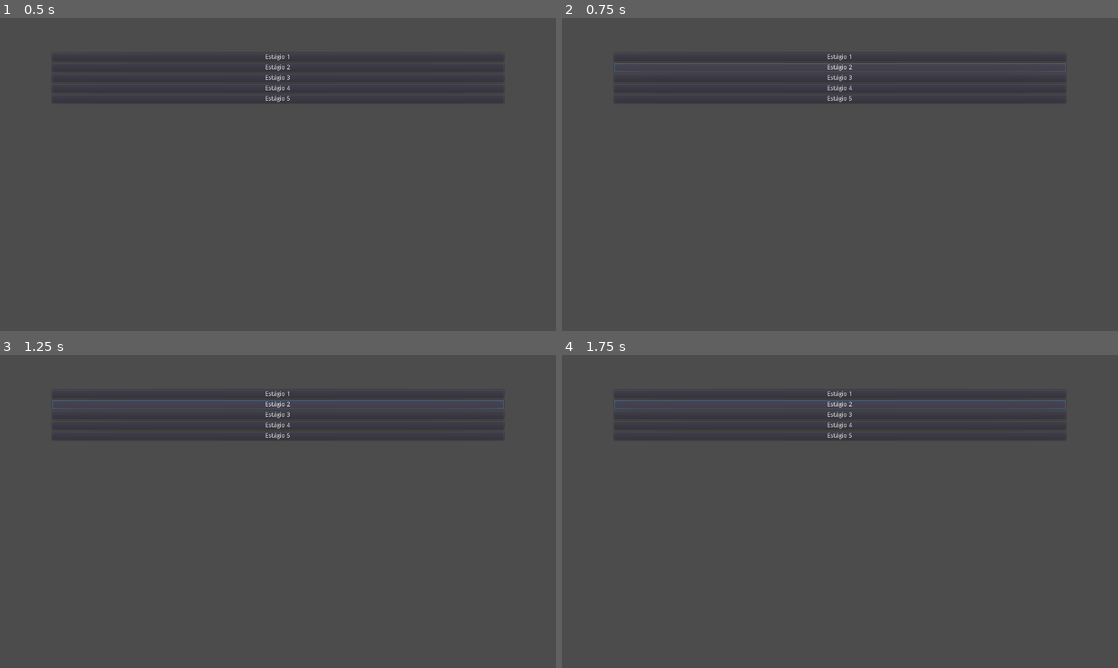
Above: before the commit, frames 1-4 (two rows, left to right).
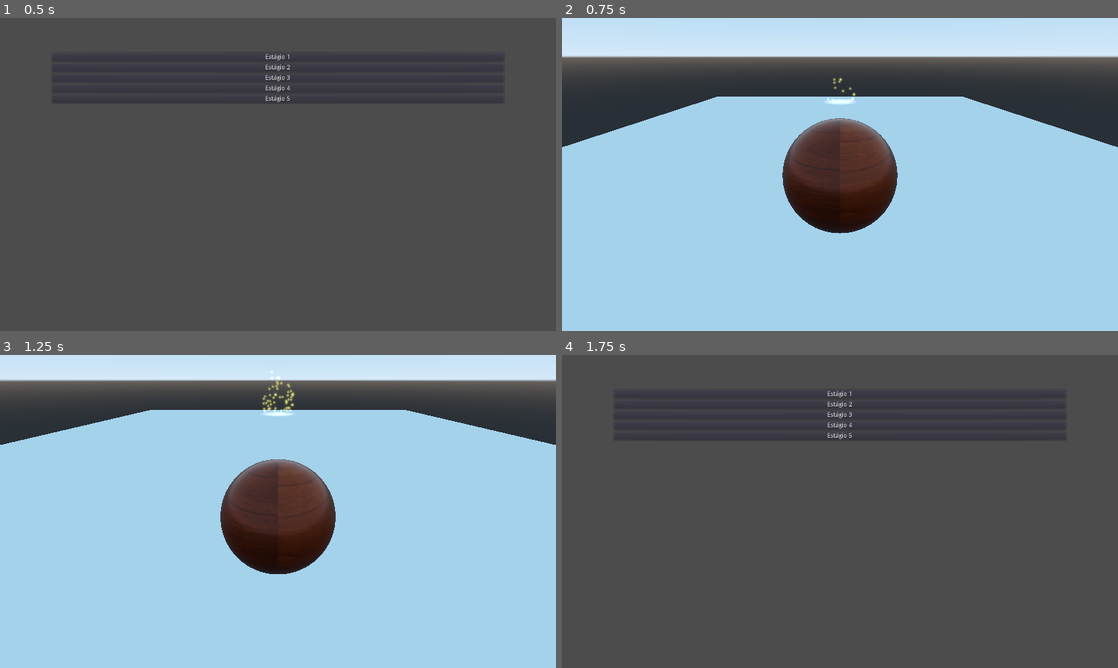
Above: after the commit, the same moments.

Repository: Brawmario/super-poli-ball
Game: Godot game, scene res://Main.tscn
Same seed, same stepped clock (60 frames per second), same inputs: the game is played once before the commit and once after it.
Inputs:
- Up to frame 1 (0.5 s): no input
- Up to frame 2 (0.75 s): click "Estágio 2" at 0.5 s
- Up to frame 3 (1.25 s): no input
- Up to frame 4 (1.75 s): tap Enter at 1.25 s; hold Right (ui_right) from 1.28 s (still down); tap R at 1.35 s

Frame 1 is identical in both runs. In frame 2, 89% of the frame differs, in the area x 0-100%, y 0-100%; in frame 3, 90%; in frame 4, 0.4%.

Commit message:
Add structure for level 2

Diff:
--- a/Menu/StageSelector.gd
+++ b/Menu/StageSelector.gd
@@ -11,7 +11,8 @@
 
 
 func _on_ButStage2_pressed():
-	pass # Replace with function body.
+	var level_scene = preload("res://Stages/Stage1/Stage1.tscn")
+	emit_signal("level_selected", level_scene)
 
 
 func _on_ButStage3_pressed():
--- /dev/null
+++ b/Stages/Stage2/Stage2.tscn
@@ -0,0 +1,12 @@
+[gd_scene load_steps=3 format=2]
+
+[ext_resource path="res://Stages/StageTemplate.gd" type="Script" id=1]
+[ext_resource path="res://Goal/Goal.tscn" type="PackedScene" id=2]
+
+[node name="StageTemplate" type="Spatial"]
+script = ExtResource( 1 )
+
+[node name="Start" type="Position3D" parent="."]
+
+[node name="Goal" parent="." instance=ExtResource( 2 )]
+[connection signal="animation_finished" from="Goal" to="." method="_on_Goal_animation_finished"]
